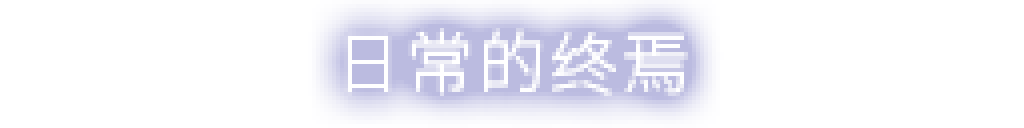
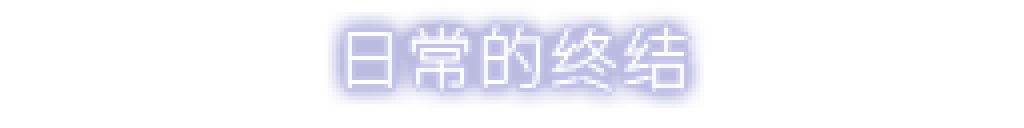
Layer changes from the first 1024 x 128 image to the second:
renamed "日常的终焉" to "日常的终结", painted on it over box(344, 24, 688, 96)
